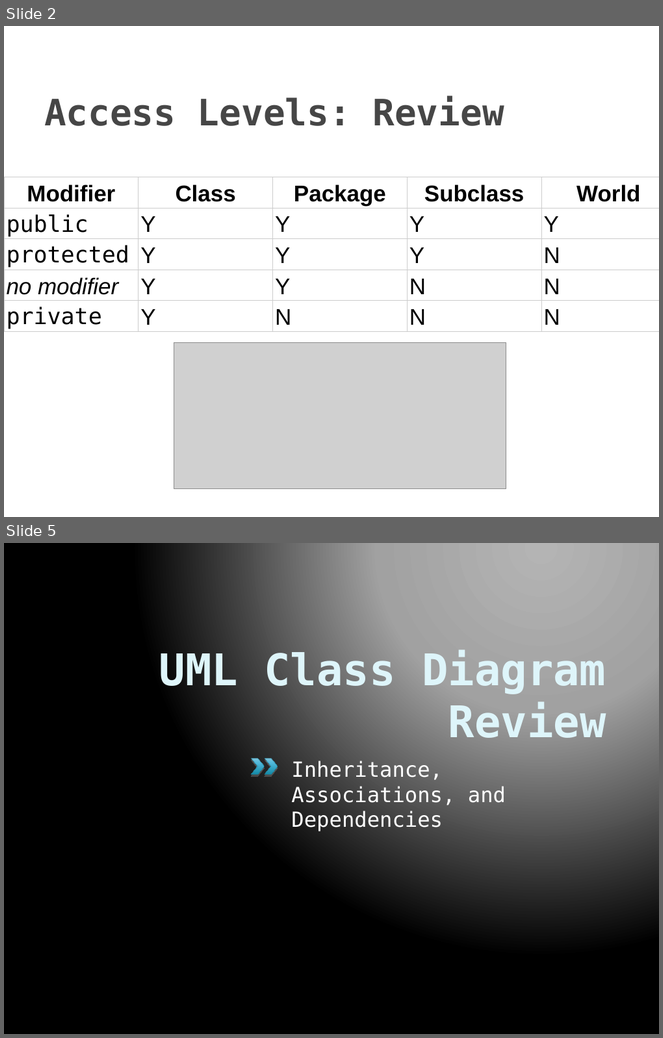
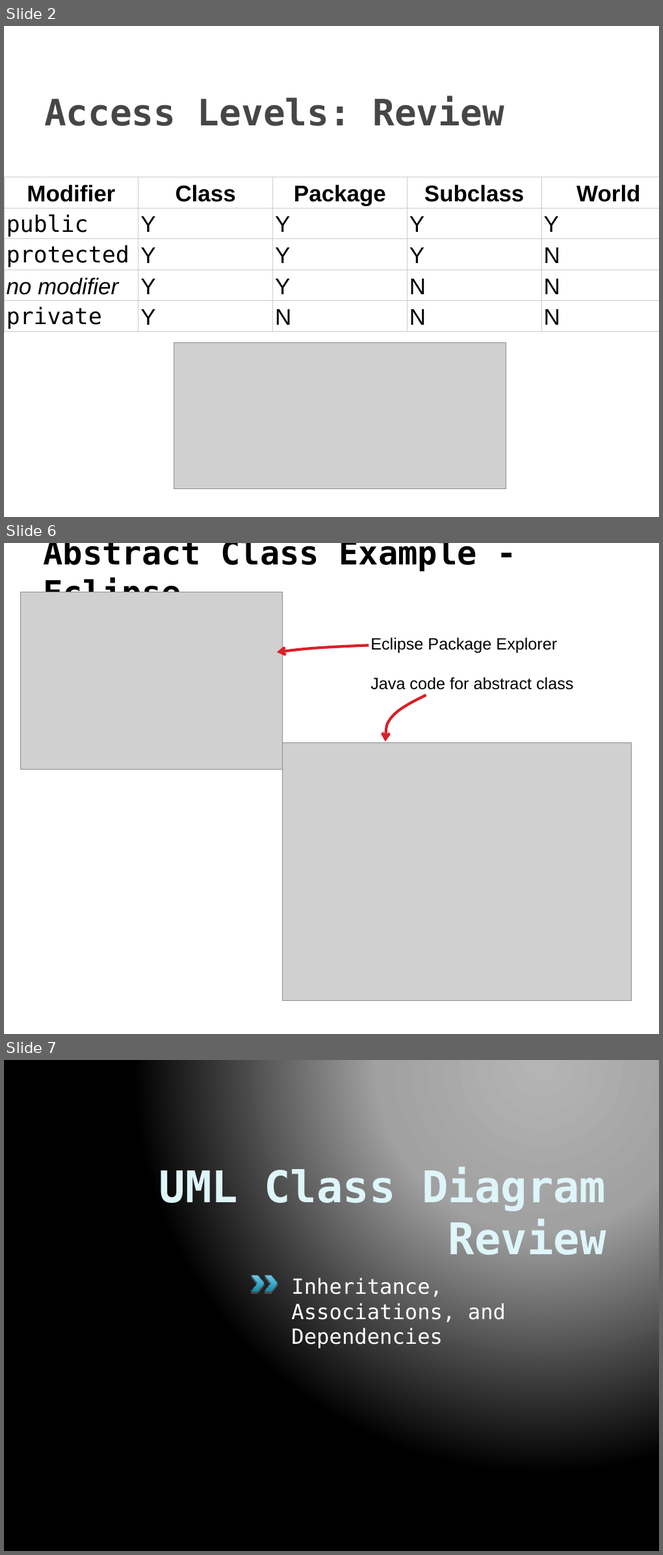
Before and after one commit to RHIT-CSSE/csse220, a slide deck: ClassMaterials/Polymorphism/Slides/Polymorphism.pptx. Shown one above the other, each under a label of ours: slides 2 and 5 before the commit, slides 2, 6 and 7 after it; the slides between them are not shown. The pictures are 663x1038 and 663x1555 pixels, drawn with LibreOffice and Linux fonts; fonts in the diff are those of the drawing; grey boxes stand for pictures. Boxes give left, top, right and bottom in pixels: in the first picture for what was removed or moved away, otherwise in the second. Text is boxed around its words. In the diff, an @@ line names an element or a change of style, - is before the commit and + after.

```diff
--- a/ClassMaterials/Polymorphism/Slides/Polymorphism.pptx
+++ b/ClassMaterials/Polymorphism/Slides/Polymorphism.pptx
@@ slide 6 added at [4, 543, 659, 1034], background #FFFFFF @@
@@ title added at [43, 543, 477, 592], 36 pt, text #000000, bold @@
+Abstract Class Example - Eclipse
@@ picture added at [20, 592, 282, 770] @@
@@ text added at [371, 637, 573, 690], 18 pt, text #000000 @@
+Eclipse Package Explorer
+Java code for abstract class
@@ freeform shape added at [277, 645, 369, 652], outline #DA1F28 3 pt @@
@@ freeform shape added at [386, 695, 426, 741], outline #DA1F28 3 pt @@
@@ picture added at [282, 743, 632, 1001] @@
@@ what was slide 5 is now slide 7 @@
```
Also in this commit, not shown: 4 slides changed, 4 other slides added.
